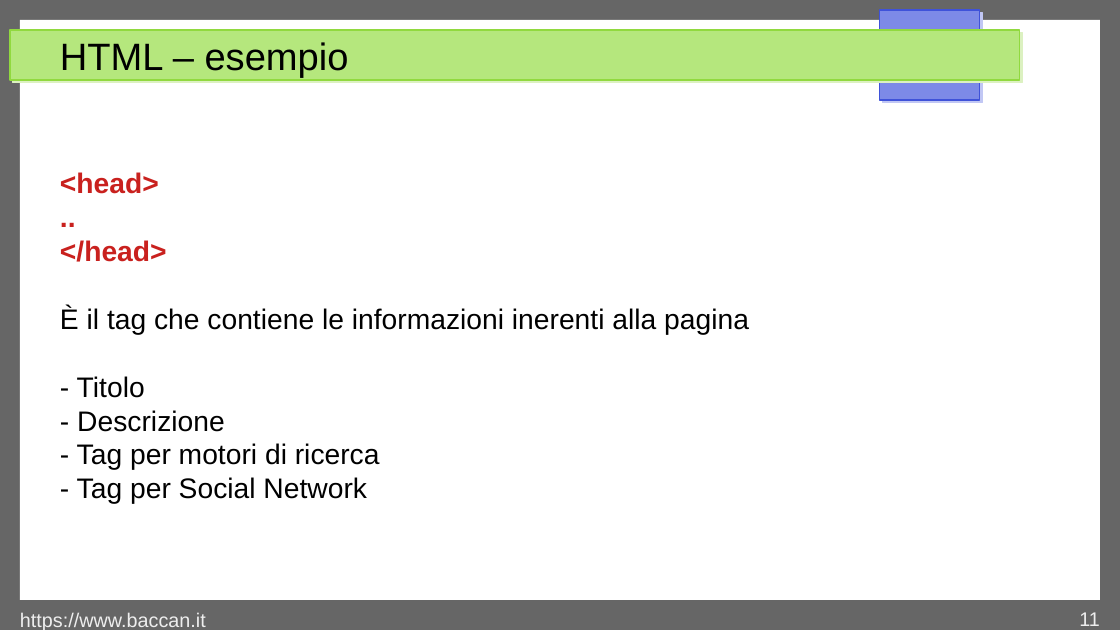
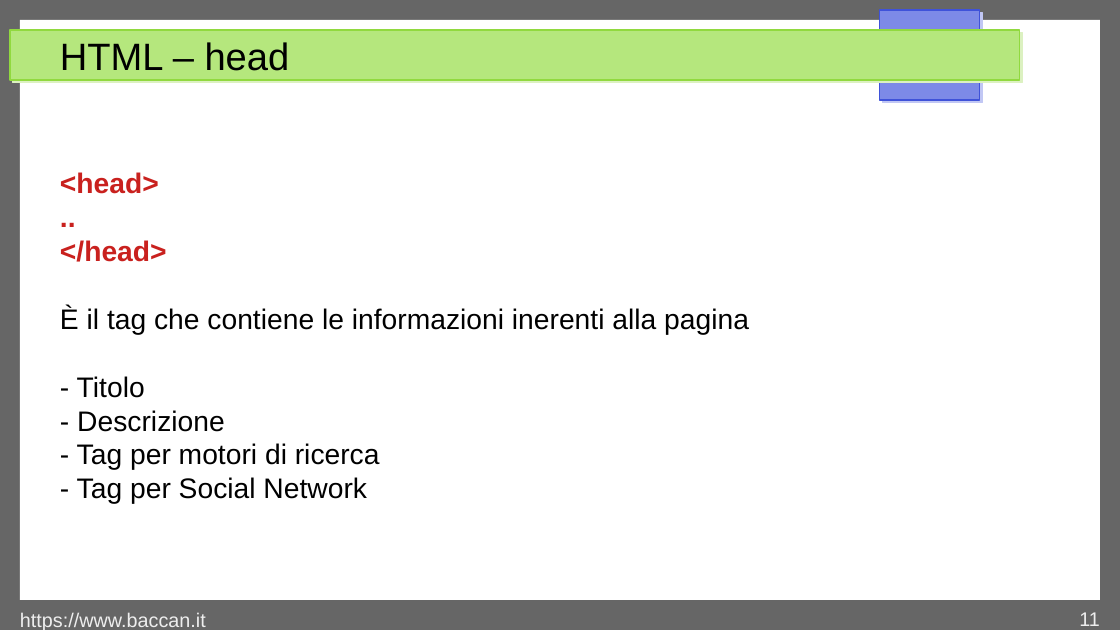
Before and after one commit to matteobaccan/CorsoHTML, a slide deck: slide 11 of Chapter_html.odp. Drawn at 1120x630 pixels with LibreOffice and Linux fonts; fonts in the diff are those of the drawing. Boxes give left, top, right and bottom in pixels: in the first picture for what was removed or moved away, otherwise in the second. Text is boxed around its words. In the diff, an @@ line names an element or a change of style, - is before the commit and + after.

```diff
--- a/Chapter_html.odp
+++ b/Chapter_html.odp
@@ title at <box>60,42,290,71</box>: text changed @@
-HTML – esempio
+HTML – head
```
Also in this commit, not shown: 9 other slides changed, 15 slides added, 9 other files.
